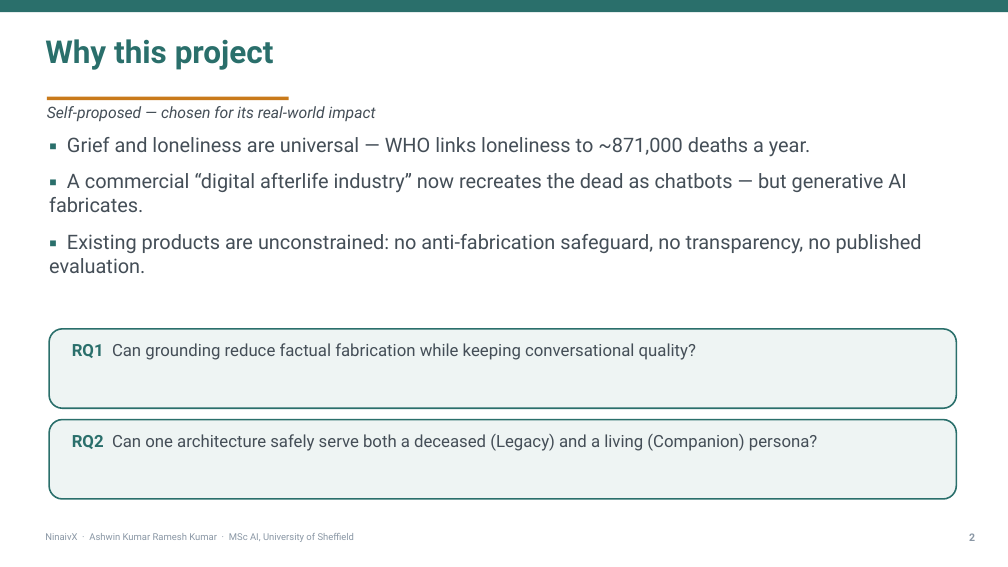
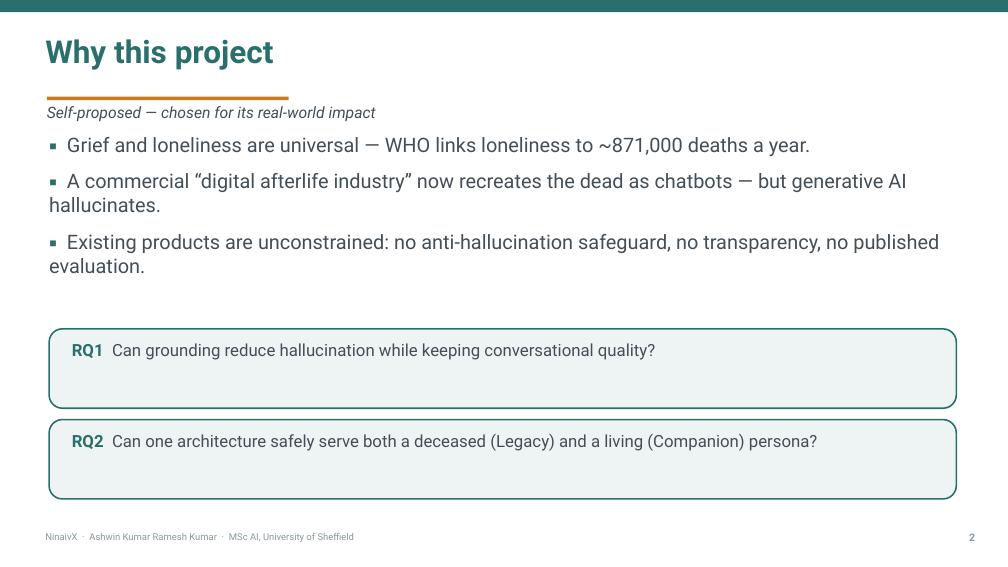
Before and after one commit to HITMAN-AK/NinaivX, a slide deck: slide 2 of backend/docs/report/NinaivX-Presentation.pptx. Drawn at 1008x567 pixels with LibreOffice and Linux fonts; fonts in the diff are those of the drawing. Boxes give left, top, right and bottom in pixels: in the first picture for what was removed or moved away, otherwise in the second. Text is boxed around its words. In the diff, an @@ line names an element or a change of style, - is before the commit and + after.

```diff
--- a/backend/docs/report/NinaivX-Presentation.pptx
+++ b/backend/docs/report/NinaivX-Presentation.pptx
@@ text at [49, 173, 939, 273]: text changed @@
-▪ A commercial “digital afterlife industry” now recreates the dead as chatbots — but generative AI fabricates.
-▪ Existing products are unconstrained: no anti-fabrication safeguard, no transparency, no published evaluation.
+▪ A commercial “digital afterlife industry” now recreates the dead as chatbots — but generative AI hallucinates.
+▪ Existing products are unconstrained: no anti-hallucination safeguard, no transparency, no published evaluation.
@@ text at [72, 343, 655, 360]: text changed @@
-RQ1 Can grounding reduce factual fabrication while keeping conversational quality?
+RQ1 Can grounding reduce hallucination while keeping conversational quality?
```
Also in this commit, not shown: 2 other slides changed, 5 other files.
